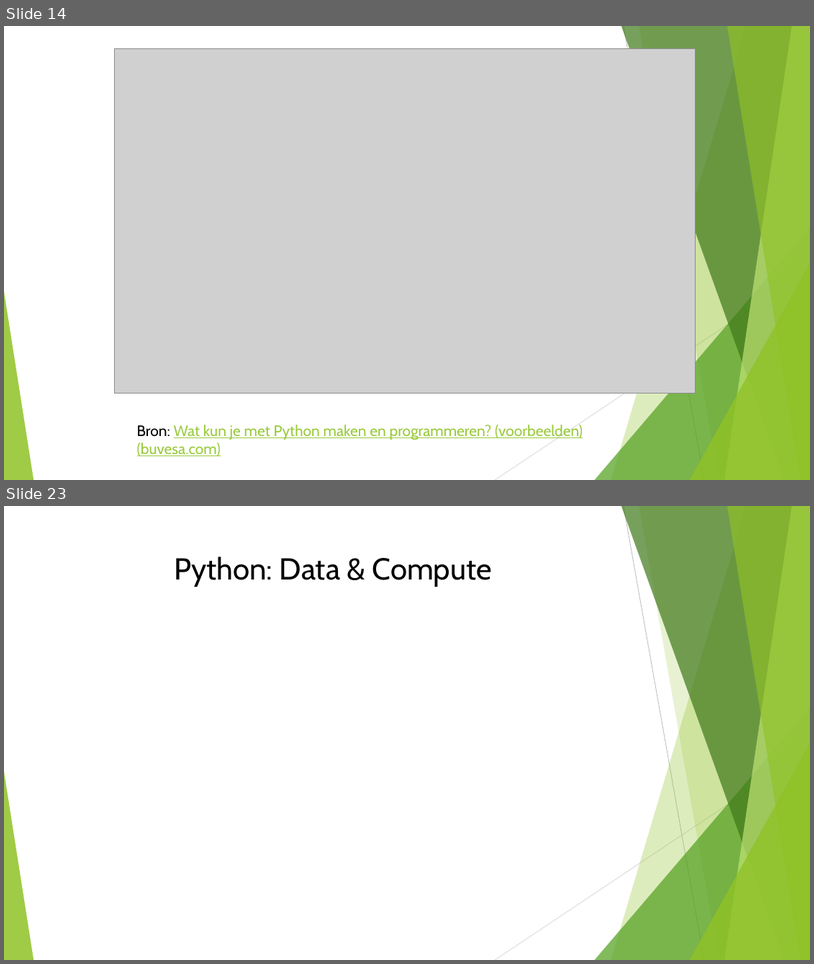
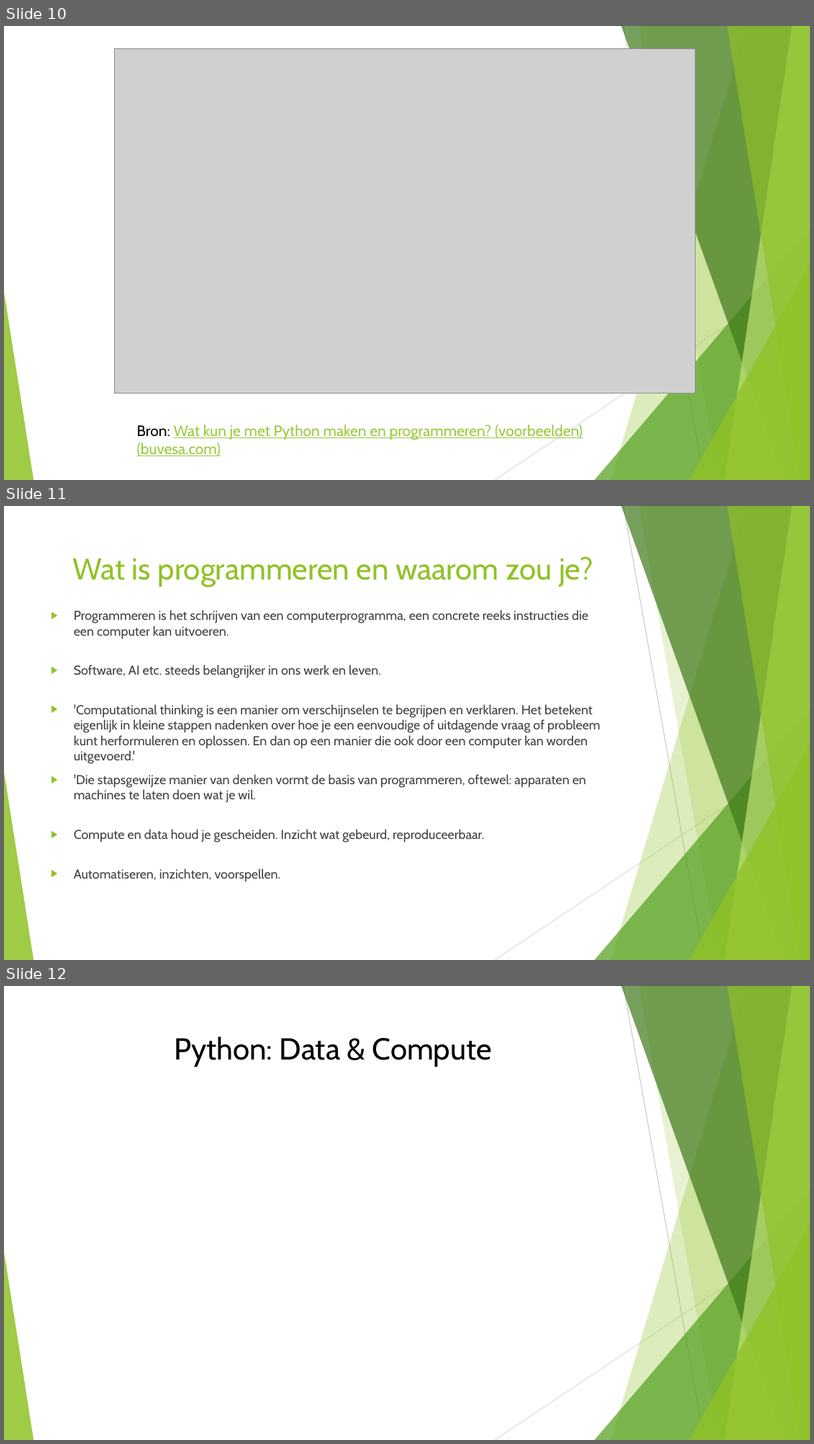
Before and after one commit to HagaZiekenhuis/python-workshops, a slide deck: Intro.pptx. Shown one above the other, each under a label of ours: slides 14 and 23 before the commit, slides 10, 11 and 12 after it; the slides between them are not shown. The pictures are 814x964 and 814x1444 pixels, drawn with LibreOffice and Linux fonts; fonts in the diff are those of the drawing; grey boxes stand for pictures. Boxes give left, top, right and bottom in pixels: in the first picture for what was removed or moved away, otherwise in the second. Text is boxed around its words. In the diff, an @@ line names an element or a change of style, - is before the commit and + after.

```diff
--- a/Intro.pptx
+++ b/Intro.pptx
@@ slide 11 added at [4, 506, 810, 960], background #FFFFFF; not listed: 10 template elements that a slide beside it also shows @@
@@ title added at [72, 556, 594, 587], 36 pt, text #90C226 @@
+Wat is programmeren en waarom zou je?
@@ text added at [74, 610, 600, 842], 15.3 pt, text #404040 @@
+▶ Programmeren is het schrijven van een computerprogramma, een concrete reeks instructies die een computer kan uitvoeren.
+▶ Software, AI etc. steeds belangrijker in ons werk en leven.
+▶ 'Computational thinking is een manier om verschijnselen te begrijpen en verklaren. Het betekent eigenlijk in kleine stappen nadenken over hoe je een eenvoudige of uitdagende vraag of probleem kunt herformuleren en oplossen. En dan op een manier die ook door een computer kan worden uitgevoerd.'
+▶ 'Die stapsgewijze manier van denken vormt de basis van programmeren, oftewel: apparaten en machines te laten doen wat je wil.
+▶ Compute en data houd je gescheiden. Inzicht wat gebeurd, reproduceerbaar.
+▶ Automatiseren, inzichten, voorspellen.
@@ what was slide 14 is now slide 10 @@
@@ what was slide 23 is now slide 12 @@
```
Also in this commit, not shown: 4 slides changed, 4 other slides added, 9 slides removed.
